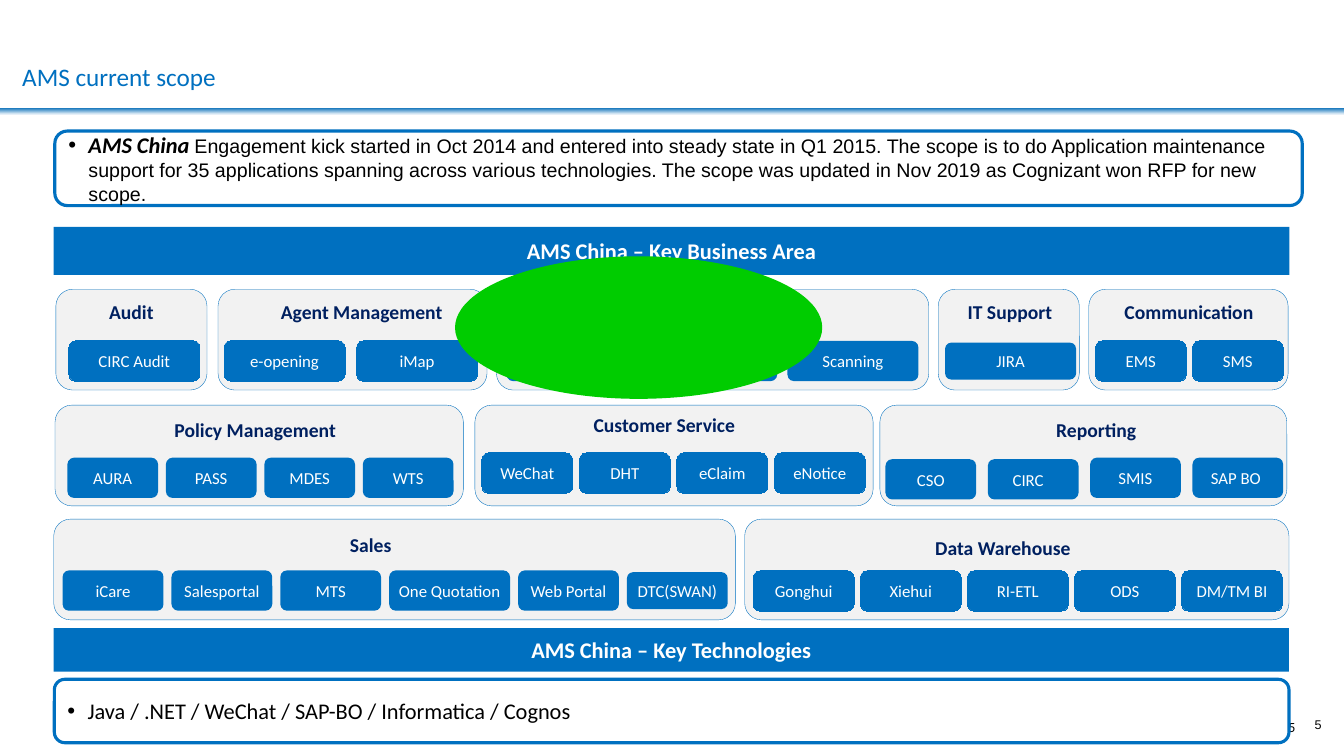
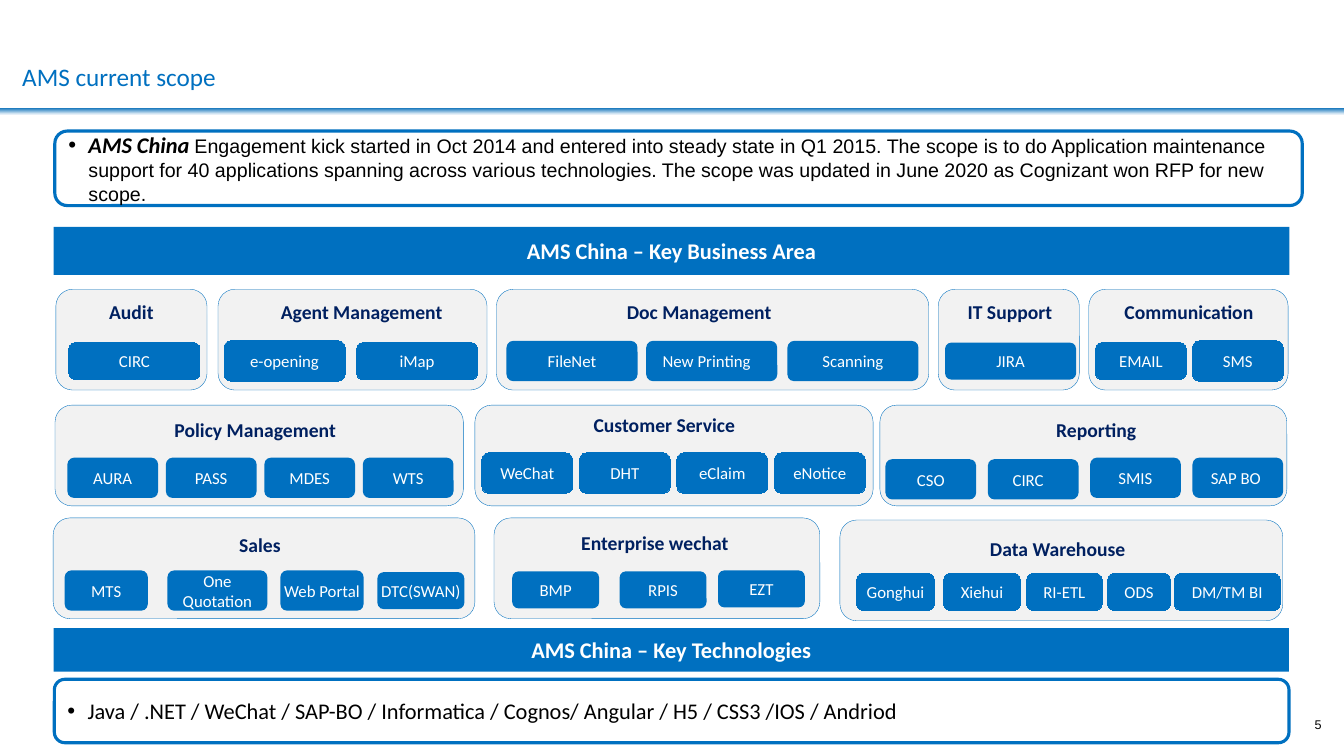
Before and after one commit to GeorgeChan20190501/Service_Monitor, a slide deck: slide 5 of src/main/resources/file/Metlife China Annual Review 20191112.pptx. Drawn at 1344x756 pixels with LibreOffice and Linux fonts; fonts in the diff are those of the drawing; background and template pictures are left out. Boxes give left, top, right and bottom in pixels: in the first picture for what was removed or moved away, otherwise in the second. Text is boxed around its words. In the diff, an @@ line names an element or a change of style, - is before the commit and + after.

```diff
--- a/src/main/resources/file/Metlife China Annual Review 20191112.pptx
+++ b/src/main/resources/file/Metlife China Annual Review 20191112.pptx
@@ text in rounded rectangle at (x1=88, y1=137, x2=1265, y2=206): text changed @@
-• AMS China Engagement kick started in Oct 2014 and entered into steady state in Q1 2015. The scope is to do Application maintenance support for 35 applications spanning across various technologies. The scope was updated in Nov 2019 as Cognizant won RFP for new scope.
+• AMS China Engagement kick started in Oct 2014 and entered into steady state in Q1 2015. The scope is to do Application maintenance support for 40 applications spanning across various technologies. The scope was updated in June 2020 as Cognizant won RFP for new scope.
@@ ellipse removed at (x1=455, y1=256, x2=822, y2=398) @@
@@ text in rounded rectangle at (x1=119, y1=356, x2=150, y2=367): text changed @@
-CIRC Audit
+CIRC
@@ text in rounded rectangle at (x1=1119, y1=356, x2=1162, y2=367): text changed @@
-EMS
+EMAIL
@@ rounded rectangle resized from (x1=53, y1=519, x2=735, y2=620) to (x1=53, y1=518, x2=475, y2=619) @@
@@ text "Sales" moved from (x1=350, y1=538, x2=391, y2=552) to (x1=239, y1=538, x2=280, y2=552) @@
@@ rounded rectangle added at (x1=494, y1=518, x2=820, y2=619), fill #F2F2F2, outline #0070C0 0.25 pt @@
@@ text added at (x1=581, y1=536, x2=728, y2=553), 14 pt, text #002060, bold @@
+Enterprise wechat
@@ rounded rectangle resized from (x1=745, y1=519, x2=1290, y2=620) to (x1=840, y1=520, x2=1282, y2=621) @@
@@ text "Data Warehouse" moved from (x1=935, y1=541, x2=1071, y2=555) to (x1=990, y1=542, x2=1126, y2=556) @@
@@ rounded rectangle removed at (x1=63, y1=571, x2=163, y2=611) @@
-iCare
@@ rounded rectangle "MTS" resized from (x1=280, y1=571, x2=381, y2=611) to (x1=65, y1=571, x2=148, y2=611) @@
@@ rounded rectangle "One Quotation" resized from (x1=389, y1=571, x2=510, y2=611) to (x1=167, y1=571, x2=267, y2=611) @@
@@ rounded rectangle removed at (x1=171, y1=571, x2=272, y2=611) @@
-Salesportal
@@ rounded rectangle "Web Portal" resized from (x1=518, y1=571, x2=619, y2=611) to (x1=280, y1=571, x2=364, y2=611) @@
@@ rounded rectangle "DTC(SWAN)" resized from (x1=627, y1=573, x2=728, y2=610) to (x1=377, y1=573, x2=464, y2=610) @@
@@ rounded rectangle added at (x1=512, y1=572, x2=599, y2=609), fill #0070C0, 12 pt, text #FFFFFF @@
+BMP
@@ rounded rectangle added at (x1=620, y1=572, x2=707, y2=609), fill #0070C0, 12 pt, text #FFFFFF @@
+RPIS
@@ rounded rectangle added at (x1=718, y1=571, x2=805, y2=608), fill #0070C0, 12 pt, text #FFFFFF @@
+EZT
@@ rounded rectangle "Gonghui" resized from (x1=753, y1=571, x2=854, y2=611) to (x1=857, y1=574, x2=935, y2=611) @@
@@ rounded rectangle "Xiehui" resized from (x1=861, y1=571, x2=962, y2=611) to (x1=944, y1=574, x2=1020, y2=611) @@
@@ rounded rectangle "RI-ETL" resized from (x1=968, y1=571, x2=1069, y2=611) to (x1=1027, y1=574, x2=1103, y2=611) @@
@@ rounded rectangle "ODS" resized from (x1=1075, y1=571, x2=1176, y2=611) to (x1=1108, y1=574, x2=1171, y2=611) @@
@@ rounded rectangle "DM/TM BI" resized from (x1=1182, y1=571, x2=1282, y2=611) to (x1=1175, y1=574, x2=1280, y2=611) @@
@@ text in rounded rectangle at (x1=88, y1=703, x2=897, y2=723): text changed @@
-• Java / .NET / WeChat / SAP-BO / Informatica / Cognos
+• Java / .NET / WeChat / SAP-BO / Informatica / Cognos/ Angular / H5 / CSS3 /IOS / Andriod
```
Also in this commit, not shown: 6 other slides changed.
